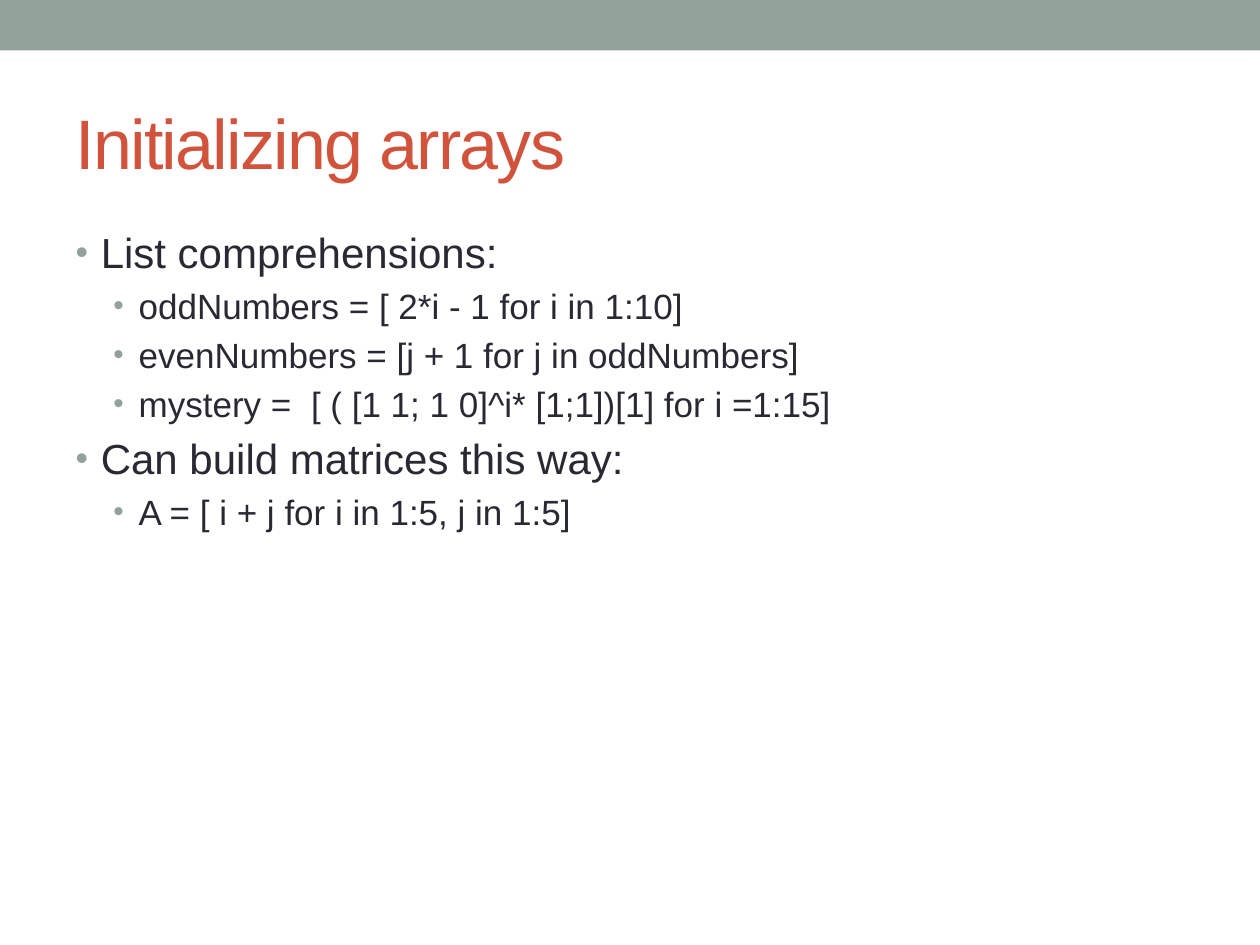
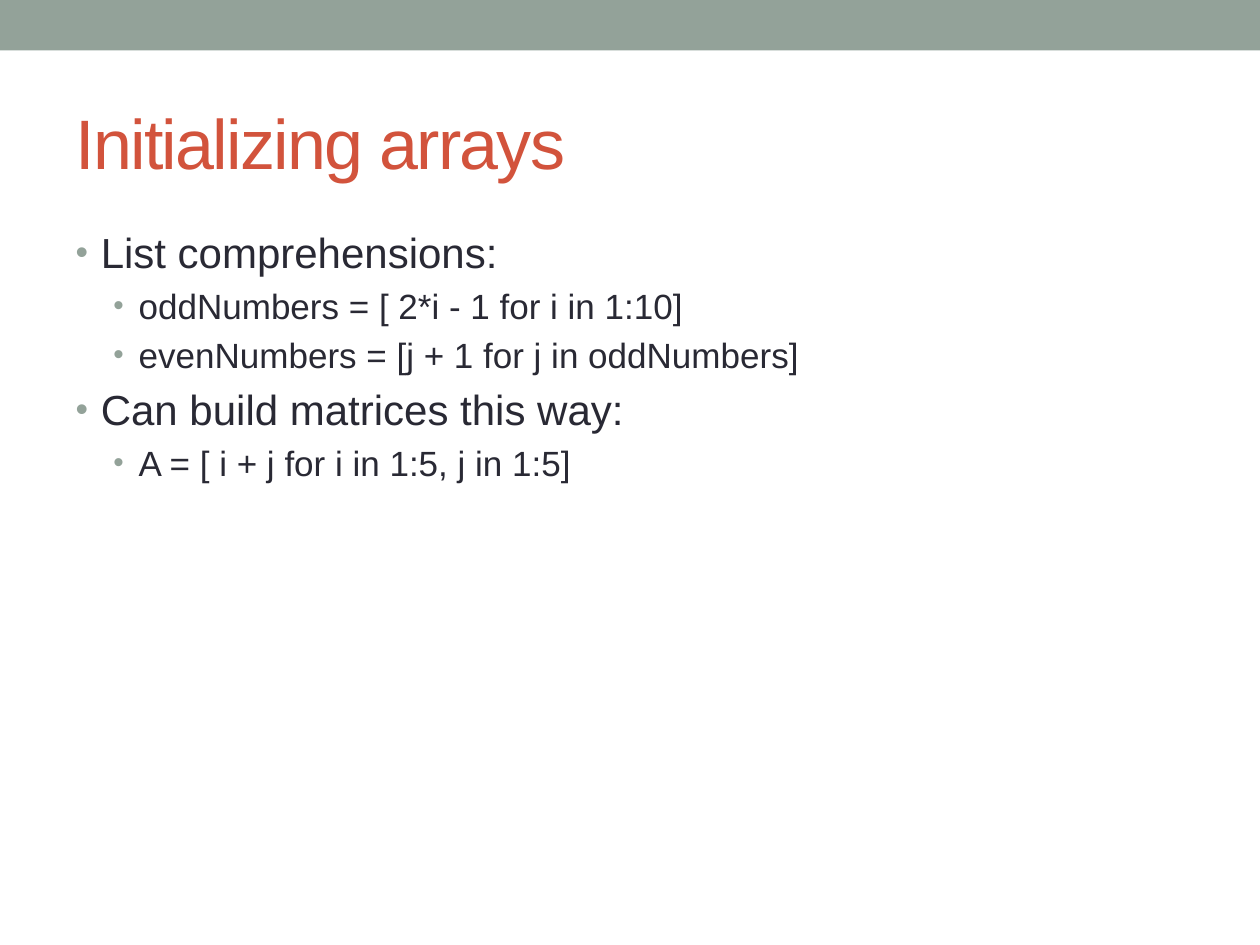
Before and after one commit to IainNZ/ORSoftwareTools2014, a slide deck: slide 13 of Modelling/LPModeling.pptx. Drawn at 1260x945 pixels with LibreOffice and Linux fonts; fonts in the diff are those of the drawing. Boxes give left, top, right and bottom in pixels: in the first picture for what was removed or moved away, otherwise in the second. Text is boxed around its words. In the diff, an @@ line names an element or a change of style, - is before the commit and + after.

```diff
--- a/Modelling/LPModeling.pptx
+++ b/Modelling/LPModeling.pptx
@@ text at bbox=[139, 391, 830, 424]: paragraph removed @@
-  • mystery = [ ( [1 1; 1 0]^i* [1;1])[1] for i =1:15]
```
Also in this commit, not shown: 6 other slides changed.
